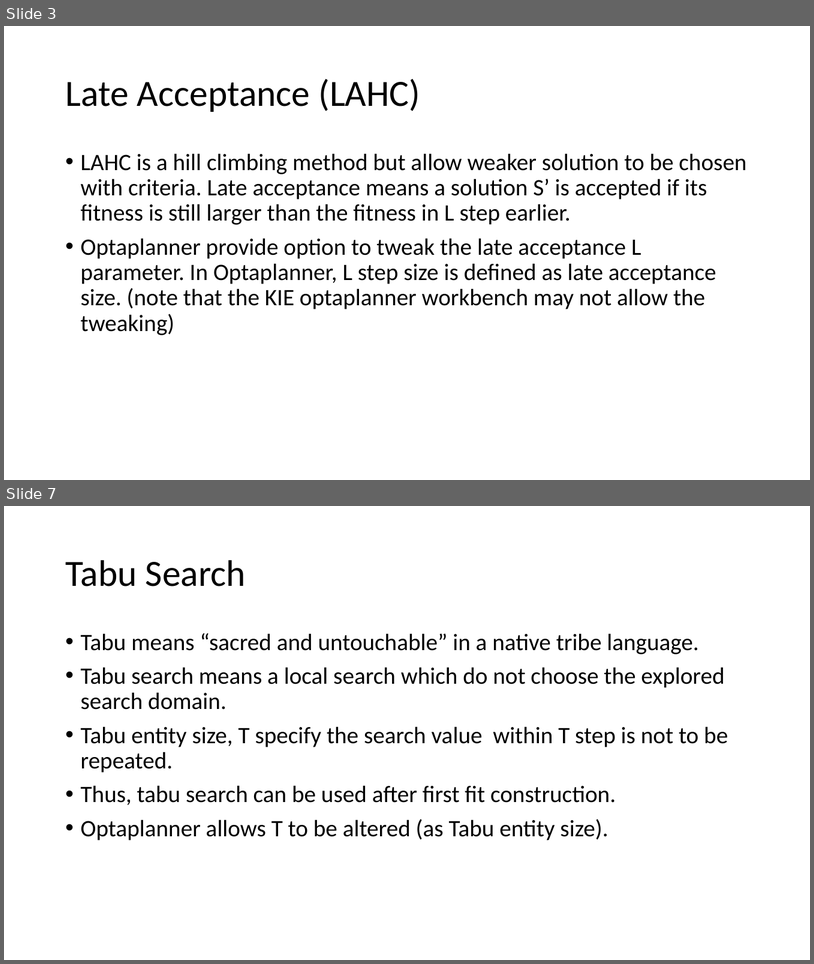
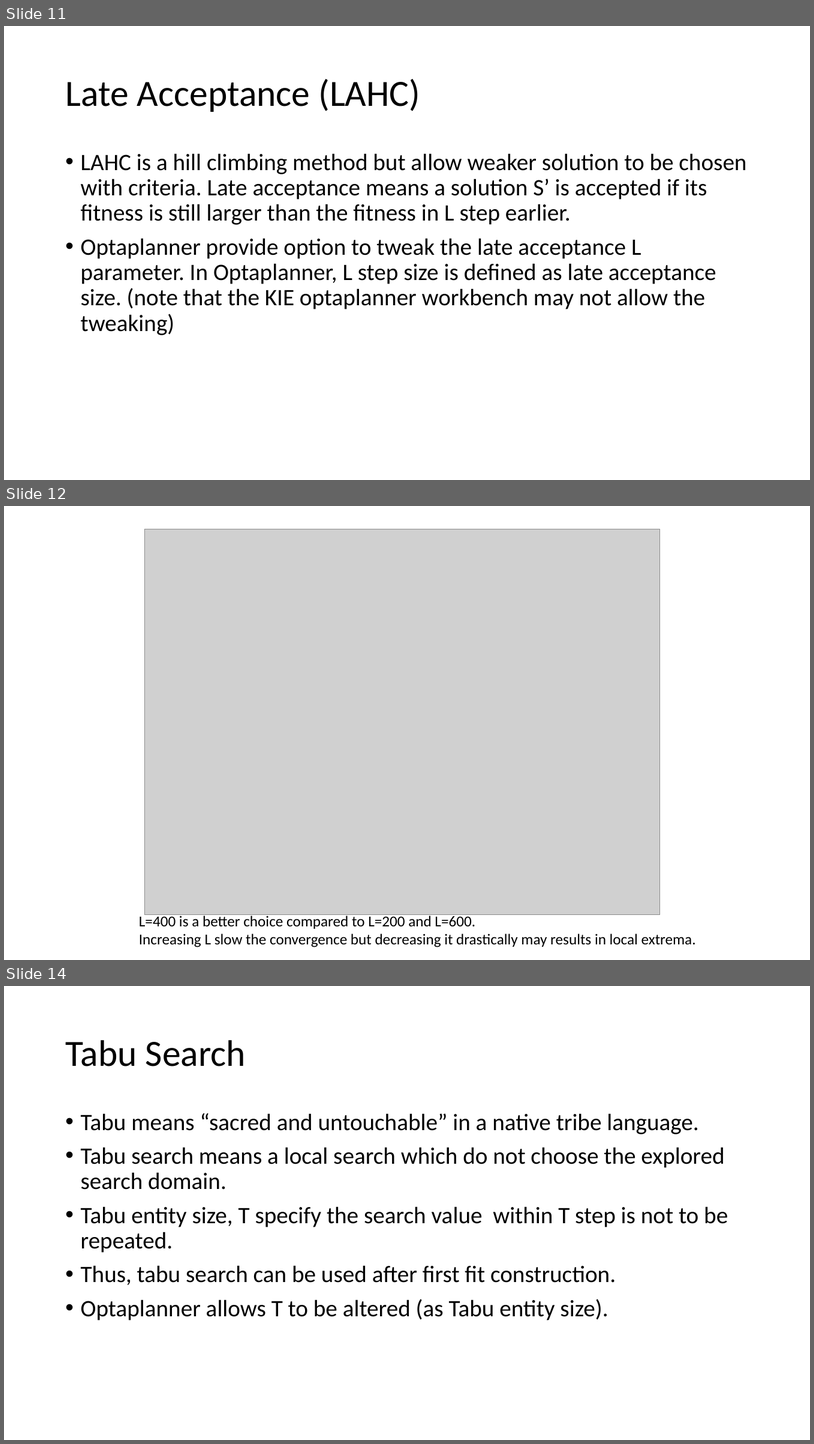
Before and after one commit to optimusium/phqSchedule, a slide deck: Comparison in between Searching Method.pptx. Shown one above the other, each under a label of ours: slides 3 and 7 before the commit, slides 11, 12 and 14 after it; the slides between them are not shown. The pictures are 814x964 and 814x1444 pixels, drawn with LibreOffice and Linux fonts; fonts in the diff are those of the drawing; grey boxes stand for pictures. Boxes give left, top, right and bottom in pixels: in the first picture for what was removed or moved away, otherwise in the second. Text is boxed around its words. In the diff, an @@ line names an element or a change of style, - is before the commit and + after.

```diff
--- a/Comparison in between Searching Method.pptx
+++ b/Comparison in between Searching Method.pptx
@@ slide 12 added at (4,506,810,960), background #FFFFFF @@
@@ picture added at (144,529,660,915) @@
@@ text added at (139,914,696,947), 18 pt, text #000000 @@
+L=400 is a better choice compared to L=200 and L=600.
+Increasing L slow the convergence but decreasing it drastically may results in local extrema.
@@ what was slide 3 is now slide 11 @@
@@ what was slide 7 is now slide 14 @@
```
Also in this commit, not shown: 2 slides changed, 11 other slides added, 5 slides removed.
